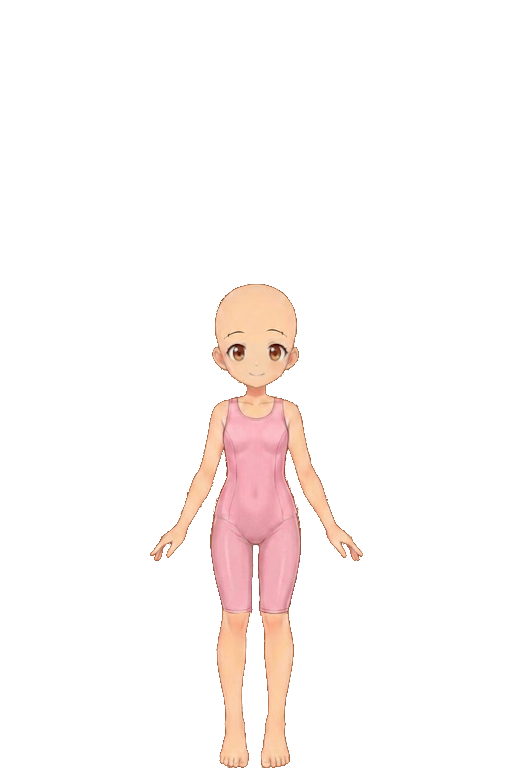
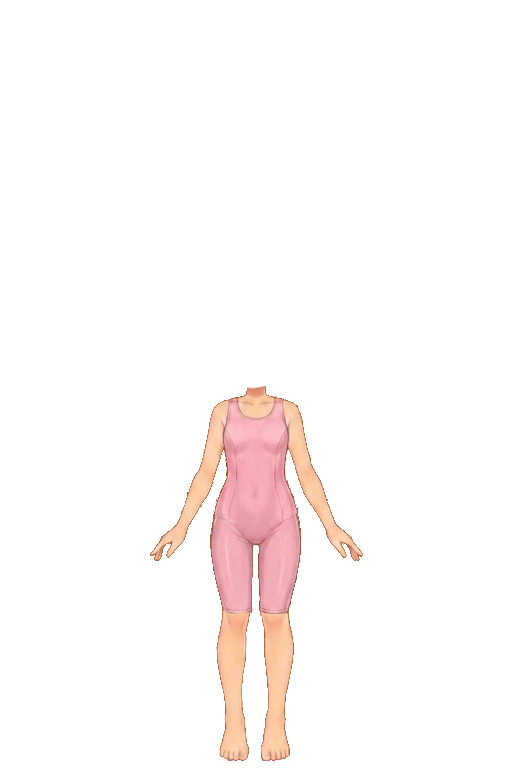
Comparing the layer stacks of the two 512 × 768 images. Changes:
hid "sol" over left=222, top=310, right=291, bottom=382
hid "head" over left=212, top=284, right=299, bottom=395
painted on "c7161829-a28e-4d83-8ffc-4935ee95860c.jpg" over left=216, top=612, right=294, bottom=768
